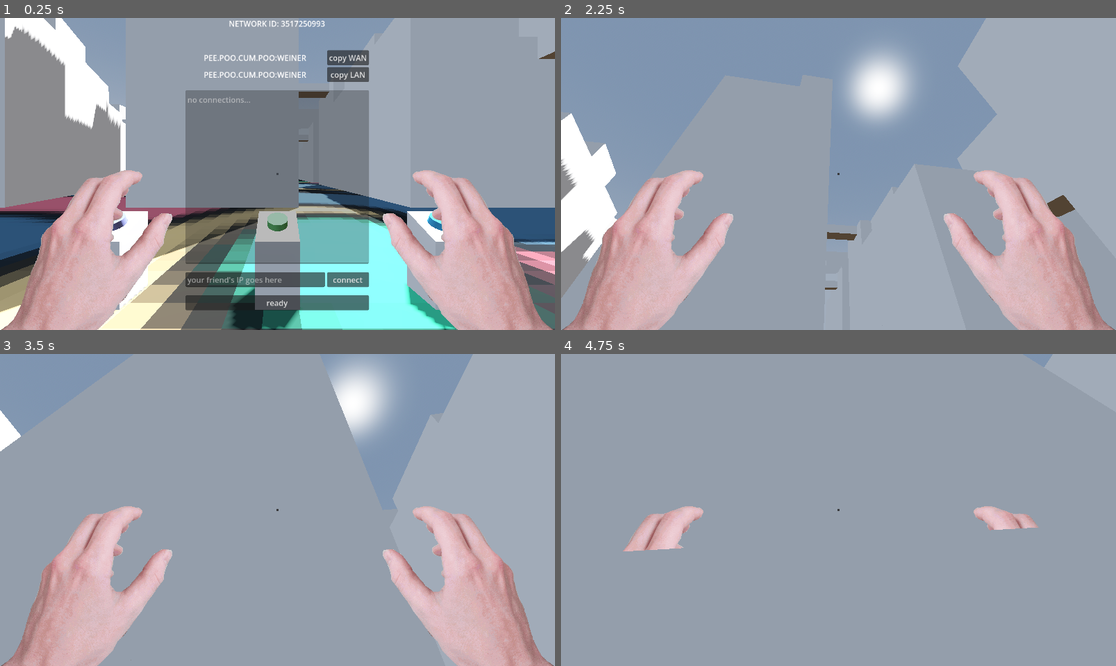
Above: before the commit, frames 1-4 (two rows, left to right).
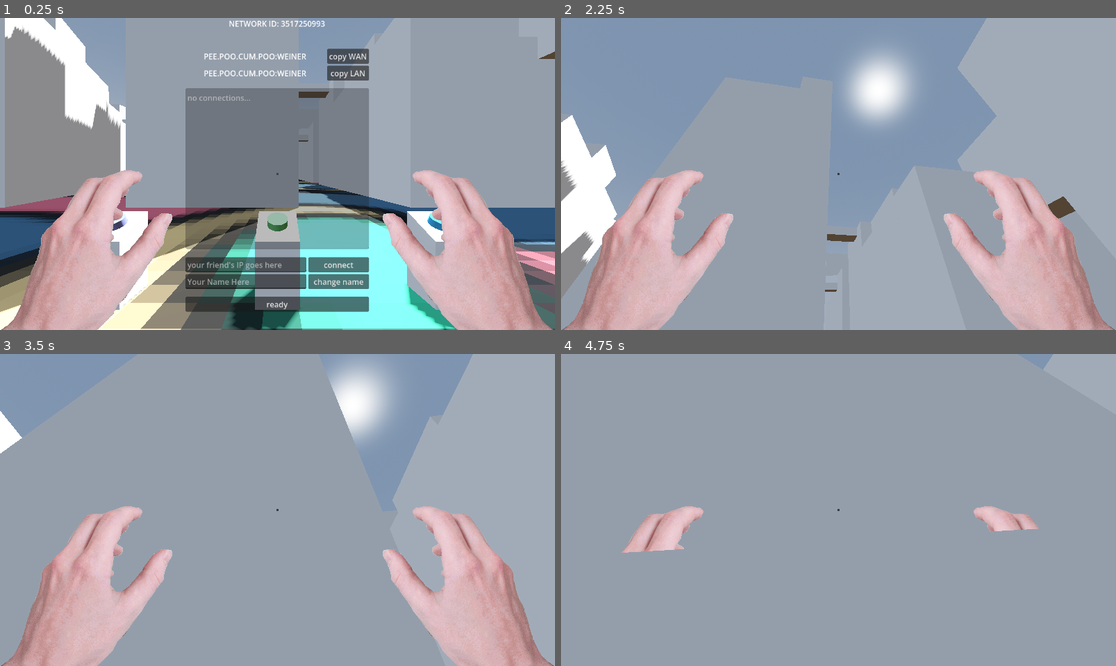
Above: after the commit, the same moments.

Repository: fennylol/tournamancy
Game: Godot game, scene res://5_global_utility/Tournamancy.tscn
Two runs of this game, one before a commit and one after it. Both use one fixed random seed, a clock stepped at 60 frames per second and the inputs below.
Inputs (mouse positions are in pixels of both pictures, inside the frame that each line leads up to):
- Up to frame 1 (0.25 s): no input
- Up to frame 2 (2.25 s): click (899, 280) at 0.5 s, where only the run after the commit has a clickable "change name"; click "ready" at 1.25 s; tap Enter at 2 s; move the mouse to (866, 174) at 2.02 s; hold W (up) from 2.03 s (still down); click (866, 174) at 2.1 s
- Up to frame 3 (3.5 s): keep holding W (up); tap Space (jump) at 2.27, 3.02 s; move the mouse to (249, 510) at 2.77 s; right-click (249, 510) at 2.85 s
- Up to frame 4 (4.75 s): keep holding W (up); move the mouse to (849, 503) at 3.52 s; hold E (interact) 3.53-4.28 s; tap Space (jump) at 4.25, 4.52 s; move the mouse to (832, 516) at 4.27 s; click (832, 516) at 4.35 s

The runs differ from the first frame. In frame 1, 4.3% of the frame differs, in the area x 33-67%, y 9-95%; in frame 2, 0.5%; in frame 3, 0.1%; in frame 4, less than 0.1%.

Commit message:
names and working sprays!!!
low bandwidth freidnly!!

Diff:
--- a/1_player/dummy.gd
+++ b/1_player/dummy.gd
@@ -1,9 +1,10 @@
 extends Node3D
 class_name Dummy
 
-@onready var Eyes  := $Eyes
-@onready var Lhand := $Eyes/Lhand
-@onready var Rhand := $Eyes/Rhand
+@onready var Eyes   : Node3D   = $Eyes
+@onready var Lhand  : Sprite3D = $Eyes/Lhand
+@onready var Rhand  : Sprite3D = $Eyes/Rhand
+@onready var NameTag: Label3D  = $NameTag
 
 const HandImg : Texture2D = preload("res://4_ui/hud/oppponent_hand.png")
 const PointImg: Texture2D = preload("res://4_ui/hud/oppponent_point.png")
@@ -42,3 +43,6 @@
 
    _has_net_state = true
    _time_since_packet = 0.0
+
+func _on_nametag_data(data: PackedByteArray) -> void:
+   NameTag.text = data.get_string_from_utf8()
--- a/1_player/dummy.tscn
+++ b/1_player/dummy.tscn
@@ -10,6 +10,11 @@
 [node name="MeshInstance3D" type="MeshInstance3D" parent="." unique_id=534799756]
 transform = Transform3D(-2.1855694e-08, 0, 0.5, 0, 0.5, 0, -0.5, 0, -2.1855694e-08, 0, 0.5, 0)
 mesh = ExtResource("2_awwg2")
+
+[node name="NameTag" type="Label3D" parent="." unique_id=1907059803]
+transform = Transform3D(1, 0, 0, 0, 1, 0, 0, 0, 1, 0, 2.0653403, 0)
+billboard = 1
+text = "Dummy"
 
 [node name="Eyes" type="Node3D" parent="." unique_id=908928374]
 transform = Transform3D(1, 0, 0, 0, 1, 0, 0, 0, 1, 0, 1.25, -0.1)
--- a/5_global_utility/managers/multiplayer_manager/PingusPrime.gd
+++ b/5_global_utility/managers/multiplayer_manager/PingusPrime.gd
@@ -14,41 +14,46 @@
 const DATA_TYPE_SIZE : int   = 1
 const RETRY_TIME     : float = 2.5
 const MAX_RETRIES    : int   = 5
-const SPRAY_RATE     : int   = 100
-const INFORM_RATE    : int   = 50
+const SPRAY_RATE     : int   = 25
+const SPRAY_PORT_MIN : int   = 49152
+const SPRAY_PORT_MAX : int   = 65534
+const SPRAY_SWEEPS   : int   = 3
+const INFORM_RATE    : int   = 10
 const KEEP_ALIVE_TIME: float = 15.0
 # ========= #
 # variables #
 # ========= #
-var Udp        : PacketPeerUDP = PacketPeerUDP.new()
-var PingusState: PingusStates  = PingusStates.NOT_STARTED
-var PingusTimer: float         = -1
-var TargetAddr : String        = "":
+var Udp          : PacketPeerUDP = PacketPeerUDP.new()
+var PingusState  : PingusStates  = PingusStates.NOT_STARTED
+var PingusTimer  : float         = -1
+var TargetAddr   : String        = "":
    set(NewAddress):
       var regex = RegEx.new()
       regex.compile("^((25[0-5]|2[0-4][0-9]|[01]?[0-9][0-9]?)\\.){3}(25[0-5]|2[0-4][0-9]|[01]?[0-9][0-9]?)$")
       var result = regex.search(NewAddress)
       if result: TargetAddr = NewAddress
-var TargetPort : int           = -1:
+var TargetPort   : int           = -1:
    set(NewPort):
       var regex = RegEx.new()
       regex.compile("^(0|[1-9][0-9]{0,3}|[1-5][0-9]{4}|6[0-4][0-9]{3}|65[0-4][0-9]{2}|655[0-2][0-9]|6553[0-5])$")
       var result = regex.search(str(NewPort))
       if result: TargetPort = NewPort
-var TargetID   : int           = 0
-var ExternAddr : String        = "":
+var TargetID     : int           = 0
+var ExternAddr   : String        = "":
    set(NewAddress):
       var regex = RegEx.new()
       regex.compile("^((25[0-5]|2[0-4][0-9]|[01]?[0-9][0-9]?)\\.){3}(25[0-5]|2[0-4][0-9]|[01]?[0-9][0-9]?)$")
       var result = regex.search(NewAddress)
       if result: ExternAddr = NewAddress
-var ExternPort : int           = -1:
+var ExternPort   : int           = -1:
    set(NewPort):
       var regex = RegEx.new()
       regex.compile("^([1-9][0-9]{0,3}|[1-5][0-9]{4}|6[0-4][0-9]{3}|65[0-4][0-9]{2}|655[0-2][0-9]|6553[0-5])$")
       var result = regex.search(str(NewPort))
       if result: ExternPort = NewPort
-var NetworkID  : int           = 0
+var NetworkID    : int           = 0
+var _spray_floor : int           = SPRAY_PORT_MIN
+var _spray_sweeps: int           = 0
 # ======= #
 # signals #
 # ======= #
@@ -56,8 +61,7 @@
 signal connection_established(sender_id: int)
 
 func _ready() -> void:
-   var local_port: int = NetworkID % 65534
-   var bind_err = Udp.bind(local_port)
+   var bind_err = Udp.bind(0)
    if bind_err != OK: printerr("PingusPrime: failed to bind UDP socket"); return
 func _init(external_address: String = "", network_id: int = 0) -> void:
    NetworkID = network_id
@@ -220,11 +224,16 @@
    recieved_data.emit(sender_id if sender_id else NetworkID, DataTypes.CONTROL, msg.to_utf8_buffer())
 # PingusStates.SPRAYING
 func _spray_pingus() -> void:
-   var count = SPRAY_RATE
+   var count = int(SPRAY_RATE / ((_spray_sweeps%3)+1.0))
    while count > 0:
       count -= 1
       TargetPort -= 1
-      if TargetPort >= 65535 or TargetPort < 1: TargetPort = 65534
+      if TargetPort > SPRAY_PORT_MAX or TargetPort < _spray_floor:
+         TargetPort = SPRAY_PORT_MAX
+         _spray_sweeps += 1
+         if _spray_sweeps == SPRAY_SWEEPS:
+            _spray_floor = 1
+            _emit_control("Expanding spray to full port range")
       Udp.set_dest_address(TargetAddr, TargetPort)
       var send_err = Udp.put_packet(_make_header(PingusTypes.SPRAY))
       if send_err != OK: _emit_control("ERROR: failed to send spray to " + TargetAddr + ":" + str(TargetPort))
--- a/5_global_utility/managers/multiplayer_manager/connect_menu/connect_menu.gd
+++ b/5_global_utility/managers/multiplayer_manager/connect_menu/connect_menu.gd
@@ -9,18 +9,21 @@
 @onready var PEER_LIST      : TextEdit      = $VBoxContainer/peer_list
 @onready var TARGET_IP_BOX  : LineEdit      = $VBoxContainer/target_ip_box/target_IP_box
 @onready var CONNECT_BUTTON : Button        = $VBoxContainer/target_ip_box/connect_button
+@onready var NAME_TAG_BOX   : LineEdit      = $VBoxContainer/name_box/name_box
+@onready var NAME_TAG_BUTTON: Button        = $VBoxContainer/name_box/change_name_button
 @onready var READY_BUTTON   : Button        = $VBoxContainer/ready_button
 
 
 signal connect_button_pressed(Address: String)
 signal ready_button_pressed()
+signal name_changed(new_name: String)
 
 func _ready() -> void:
-   for address in IP.get_local_addresses():
-      if address.begins_with("192.168"):
-         _set_lan_label(address)
+   for address in IP.get_local_addresses(): if address.begins_with("192.168"): _set_lan_label(address)
    CONNECT_BUTTON.pressed.connect(_on_connect_button_pressed)
    READY_BUTTON.pressed.connect(ready_button_pressed.emit)
+   NAME_TAG_BUTTON.pressed.connect(_on_name_tag_button_pressed)
+
 
 func _on_connect_button_pressed() -> void:
    var input_text = TARGET_IP_BOX.text.strip_edges()
@@ -28,19 +31,28 @@
       TARGET_IP_BOX.text = ""
       connect_button_pressed.emit(input_text)
 
+func _on_name_tag_button_pressed() -> void:
+   var new_name: String = NAME_TAG_BOX.text.strip_edges()
+   if new_name != "":
+      NAME_TAG_BOX.placeholder_text = new_name
+      NAME_TAG_BOX.text = ""
+      name_changed.emit(new_name)
+
 func update_peers(connections: Array) -> void:
    var lines: PackedStringArray = []
    for conn in connections:
+      if conn is not PingusPrime: continue
       var state_name: String
       match conn.PingusState:
          PingusPrime.PingusStates.NOT_STARTED: state_name = "not started"
-         PingusPrime.PingusStates.SPRAYING   : state_name = "spraying..."
-         PingusPrime.PingusStates.INFORMING  : state_name = "informing..."
+         PingusPrime.PingusStates.SPRAYING   : state_name = "spraying port " + str(conn.TargetPort) + "..."
+         PingusPrime.PingusStates.INFORMING  : state_name = "informing port " + str(conn.TargetPort) + "..."
          PingusPrime.PingusStates.CONNECTED  : state_name = "connected"
          _                                   : state_name = "unknown"
       var peer_name: String = conn.TargetAddr
-      if conn.TargetID != 0: peer_name = str(conn.TargetID) + " (" + conn.TargetAddr + ")"
+      if conn.TargetID != 0: peer_name = conn.name.split("_")[0]
       lines.append(peer_name + ": " + state_name)
+      if conn.TargetID != 0:  lines.append(str(conn.TargetID) + " (" + conn.TargetAddr + ")\n")
    PEER_LIST.text = "\n".join(lines)
 
 func _set_id_label(input_text: String) -> void:
--- a/5_global_utility/managers/multiplayer_manager/connect_menu/connect_menu.tscn
+++ b/5_global_utility/managers/multiplayer_manager/connect_menu/connect_menu.tscn
@@ -87,8 +87,23 @@
 [node name="connect_button" type="Button" parent="VBoxContainer/target_ip_box" unique_id=714211972]
 layout_mode = 2
 size_flags_horizontal = 3
-size_flags_stretch_ratio = 0.3
+size_flags_stretch_ratio = 0.5
 text = "connect"
+
+[node name="name_box" type="HBoxContainer" parent="VBoxContainer" unique_id=233220469]
+layout_mode = 2
+
+[node name="name_box" type="LineEdit" parent="VBoxContainer/name_box" unique_id=1818026537]
+layout_mode = 2
+size_flags_horizontal = 3
+size_flags_vertical = 4
+placeholder_text = "Your Name Here"
+
+[node name="change_name_button" type="Button" parent="VBoxContainer/name_box" unique_id=1781356594]
+layout_mode = 2
+size_flags_horizontal = 3
+size_flags_stretch_ratio = 0.5
+text = "change name"
 
 [node name="spacer3" type="Control" parent="VBoxContainer" unique_id=1402769618]
 layout_mode = 2
--- a/5_global_utility/managers/multiplayer_manager/multiplayer_manager.gd
+++ b/5_global_utility/managers/multiplayer_manager/multiplayer_manager.gd
@@ -5,14 +5,23 @@
 @onready var ActiveConnections : Node        = $ActiveConnections
 @onready var PendingConnections: Node        = $PendingConnections
 
+signal ready_button_pressed()
+
 signal connection_established(network_id: int)
-signal transform_data(id: int, data: PackedByteArray)
-signal ready_button_pressed()
+signal transform_data(network_id: int, data: PackedByteArray)
+signal name_data(network_id: int, data: PackedByteArray)
 
 var ExternalAddress: String = ""
 var NetworkID: int = 0
+var NameTag: String = ""
 
 func _ready() -> void:
+   ConnectionMenu.connect_button_pressed.connect(_create_connection)
+   ConnectionMenu.ready_button_pressed.connect(_on_ready_button_pressed)
+   ConnectionMenu.name_changed.connect(_on_name_changed)
+   _get_addr_and_port()
+
+func _get_addr_and_port() -> void:
    var ipg := PingusPrime.IPGopher.new()
    ipg.ip_fetching_finished.connect(
       func(result: PingusPrime.IPGopher.IpFetchingErrs):
@@ -37,9 +46,11 @@
       seed((Time.get_unix_time_from_system()*100000) as int)
       NetworkID = randi()
    ConnectionMenu._set_id_label("NETWORK ID: " + str(NetworkID))
+   NameTag = str(NetworkID)
 
-   ConnectionMenu.connect_button_pressed.connect(_create_connection)
-   ConnectionMenu.ready_button_pressed.connect(_on_ready_button_pressed)
+func _on_name_changed(new_name: String) -> void:
+   NameTag = new_name
+   _send_nametag_data()
 
 # remote_id is the peer's NetworkID when known (gossip); 0 for manual connects.
 # several instances can share one IP, so peers are deduplicated by NetworkID:
@@ -76,6 +87,9 @@
 
    PendingConnections.remove_child(conn)
    ActiveConnections.add_child(conn)
+   var split_name := conn.name.split("_")
+   split_name[-1] = str(network_id)
+   conn.name = "_".join(split_name)
 
    # tell every existing peer about the new one, and vice versa
    for peer in ActiveConnections.get_children():
@@ -85,6 +99,7 @@
 
    connection_established.emit(network_id)
    _refresh_peer_list()
+   _send_nametag_data()
 
 func _refresh_peer_list() -> void:
    ConnectionMenu.update_peers(PendingConnections.get_children() + ActiveConnections.get_children())
@@ -95,21 +110,33 @@
 # ============= #
 # data handling #
 # ============= #
-enum DataTypes { TransformData = 0x20, ConnectionData = 0xCD }
-# ConnectionData payload: [peer NetworkID u32][peer address utf8]
+enum DataTypes { TransformData = 0x20, ConnectionData = 0xCD, NameTagData = 0x15}
 const PEER_ID_SIZE: int = 4
 
 func _recieve_data(network_id: int, data_type: int, data: PackedByteArray) -> void:
    match data_type:
-      DataTypes.ConnectionData: _establish_new_connection(data)
-      DataTypes.TransformData:  transform_data.emit(network_id, data)
+      DataTypes.TransformData : transform_data.emit(network_id, data)
+      DataTypes.NameTagData   : _recieve_name_data(network_id, data)
+      DataTypes.ConnectionData: _recieve_connection_data(data)
       PingusPrime.DataTypes.CONTROL:
          _refresh_peer_list()
 
+func _recieve_connection_data(data: PackedByteArray) -> void:
+   if data.size() < PEER_ID_SIZE:
+      return
+   _create_connection(data.slice(PEER_ID_SIZE).get_string_from_utf8(), data.decode_u32(0))
 
-func _establish_new_connection(data: PackedByteArray) -> void:
-   if data.size() < PEER_ID_SIZE: return
-   _create_connection(data.slice(PEER_ID_SIZE).get_string_from_utf8(), data.decode_u32(0))
+func _recieve_name_data(network_id: int, data: PackedByteArray) -> void:
+   for conn in ActiveConnections.get_children():
+      if not conn is PingusPrime: continue
+      if conn.name.ends_with(str(network_id)):
+         conn.name = data.get_string_from_utf8() + "_" + conn.name
+   name_data.emit(network_id, data)
+   _refresh_peer_list()
+
+func send_player_transform_data(data: PackedByteArray) -> void:
+   for conn in ActiveConnections.get_children():
+      conn.send_data(DataTypes.TransformData, data)
 
 func _send_connection_data(conn: PingusPrime, peer: PingusPrime) -> void:
    var payload := PackedByteArray()
@@ -118,6 +145,7 @@
    payload.append_array(peer.TargetAddr.to_utf8_buffer())
    conn.send_data(DataTypes.ConnectionData, payload)
 
-func send_player_transform_data(data: PackedByteArray) -> void:
+
+func _send_nametag_data() -> void:
    for conn in ActiveConnections.get_children():
-      conn.send_data(DataTypes.TransformData, data)
+      conn.send_data(DataTypes.NameTagData, NameTag.to_utf8_buffer())
--- a/5_global_utility/tournamancy.gd
+++ b/5_global_utility/tournamancy.gd
@@ -10,22 +10,28 @@
 func _ready() -> void:
    InputManager.init_inputs()
    MPM.connection_established.connect(_on_mpm_connection_established)
+   MPM.ready_button_pressed.connect(_on_mpm_ready_button_pressed)
    MPM.transform_data.connect(_on_mpm_transform_data)
-   MPM.ready_button_pressed.connect(_on_mpm_ready_button_pressed)
+   MPM.name_data.connect(_on_mpm_name_data)
    PlayerCharacter.enabled_changed.connect(MPM.passthrough_player_enabled_changed)
 
 func _physics_process(_delta: float) -> void:
    MPM.send_player_transform_data(PlayerCharacter.generate_transform_data())
 
-func _on_mpm_transform_data(id: int, data: PackedByteArray) -> void:
-   if _dummies.has(id):
-      _dummies[id]._on_transform_data(data)
 
-func _on_mpm_connection_established(id: int) -> void:
+func _on_mpm_connection_established(network_id: int) -> void:
    var dummy: Dummy = DummyScene.instantiate()
-   dummy.set_name("dummy_" + str(id))
+   dummy.set_name("dummy_" + str(network_id))
    add_child(dummy)
-   _dummies[id] = dummy
+   _dummies[network_id] = dummy
+
+func _on_mpm_transform_data(network_id: int, data: PackedByteArray) -> void:
+   if _dummies.has(network_id):
+      _dummies[network_id]._on_transform_data(data)
+
+func _on_mpm_name_data(network_id: int, data: PackedByteArray) -> void:
+   if _dummies.has(network_id):
+      _dummies[network_id]._on_nametag_data(data)
 
 func _on_mpm_ready_button_pressed() -> void:
    PlayerCharacter.enabled = true
